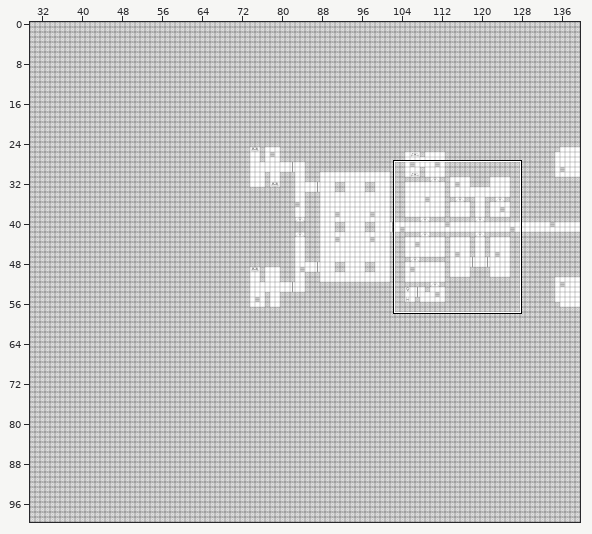
Tiled map: core/assets/RaumschiffEbene1.tmx. Above, an overview of the earlier version with the close-up marked.
Close-up. Earlier state:
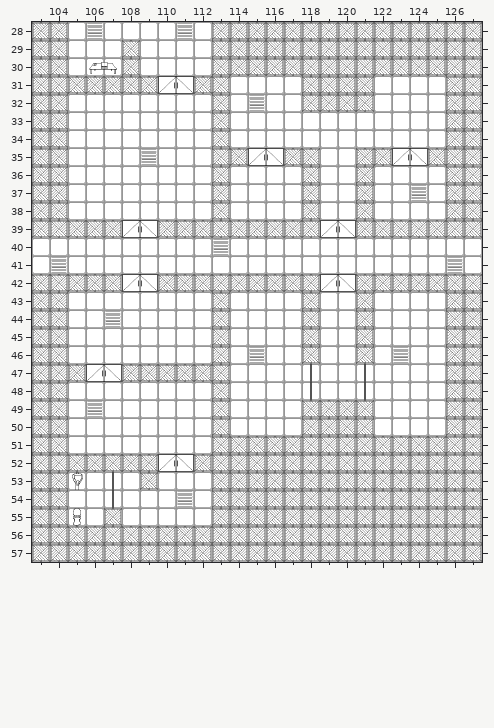
Cells are 50x50 px. Shown: x 103..127, y 28..57. The commit also changed other parts of the map, which this record leaves out.
New version:
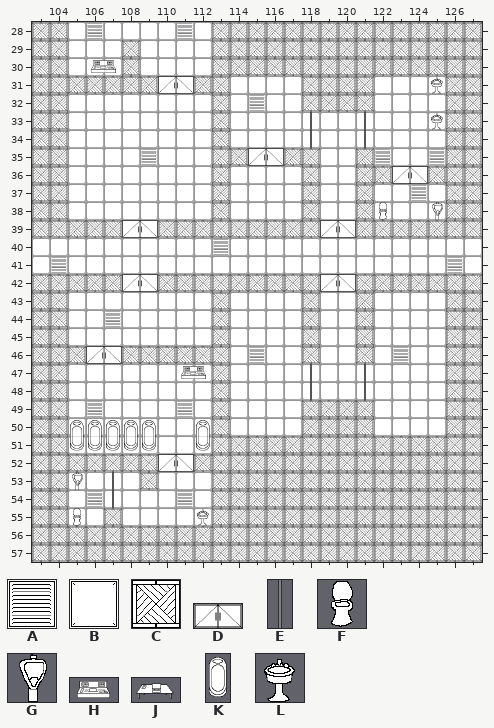
Key: from "Raumschiff": A 1 "tTileLueftung", B 2 "tTileStahl", C 5 "tTileWand", D 7 "tDoor", E 8 "tDoorBird", F 9 "tKlo", G 10 "tPissoir", H 11 "tSchaltpult", J 12 "tSchreibtisch", K 13 "tBett", L 14 "tWasch".
_ is an empty cell.
Tiles of an added or newly shown layer are drawn over the layers below it.
The exact change:
{"where": "layer \"Background\""}
{"y":35,"x":122,"old":"C","new":"A"}
{"y":35,"x":125,"old":"C","new":"A"}
{"y":36,"x":122,"old":"B","new":"_"}
{"y":36,"x":125,"old":"B","new":"_"}
{"y":46,"x":105,"old":"B","new":"_"}
{"y":46,"x":108,"old":"BBBBB","new":"_____"}
{"y":47,"x":105,"old":"C","new":"B"}
{"y":47,"x":108,"old":"CCCCC","new":"BBBBB"}
{"y":49,"x":111,"old":"B","new":"A"}
{"y":54,"x":106,"old":"B","new":"A"}
{"where": "layer \"Physic\" (added)"}
{"y":36,"x":122,"old":"_","new":"C"}
{"y":36,"x":125,"old":"_","new":"C"}
{"y":46,"x":105,"old":"_","new":"C"}
{"y":46,"x":108,"old":"_____","new":"CCCCC"}
{"where": "layer \"Foreground\""}
{"y":30,"x":106,"old":"J","new":"H"}
{"y":31,"x":125,"old":"_","new":"L"}
{"y":33,"x":125,"old":"_","new":"L"}
{"y":34,"x":118,"old":"_","new":"E"}
{"y":34,"x":121,"old":"_","new":"E"}
{"y":35,"x":123,"old":"D","new":"_"}
{"y":36,"x":123,"old":"_","new":"D"}
{"y":38,"x":122,"old":"_","new":"F"}
{"y":38,"x":125,"old":"_","new":"G"}
{"y":46,"x":106,"old":"_","new":"D"}
{"y":47,"x":106,"old":"D","new":"_"}
{"y":47,"x":111,"old":"_","new":"H"}
{"y":51,"x":105,"old":"_____","new":"KKKKK"}
{"y":51,"x":112,"old":"_","new":"K"}
{"y":55,"x":112,"old":"_","new":"L"}
